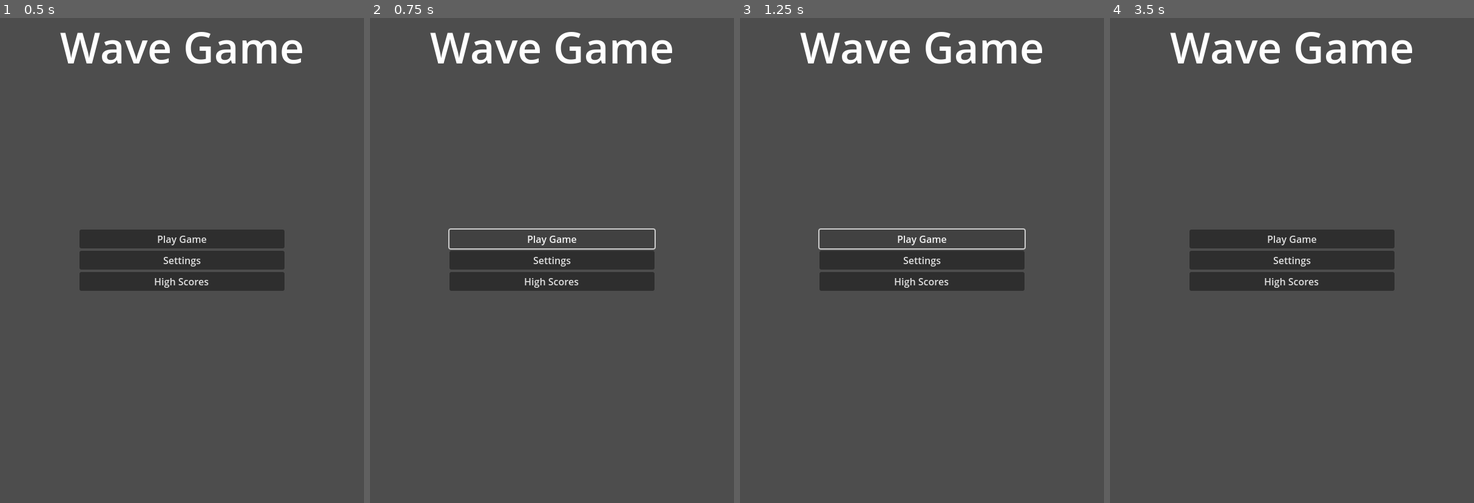
Above: before the commit, frames 1-4 (left to right).
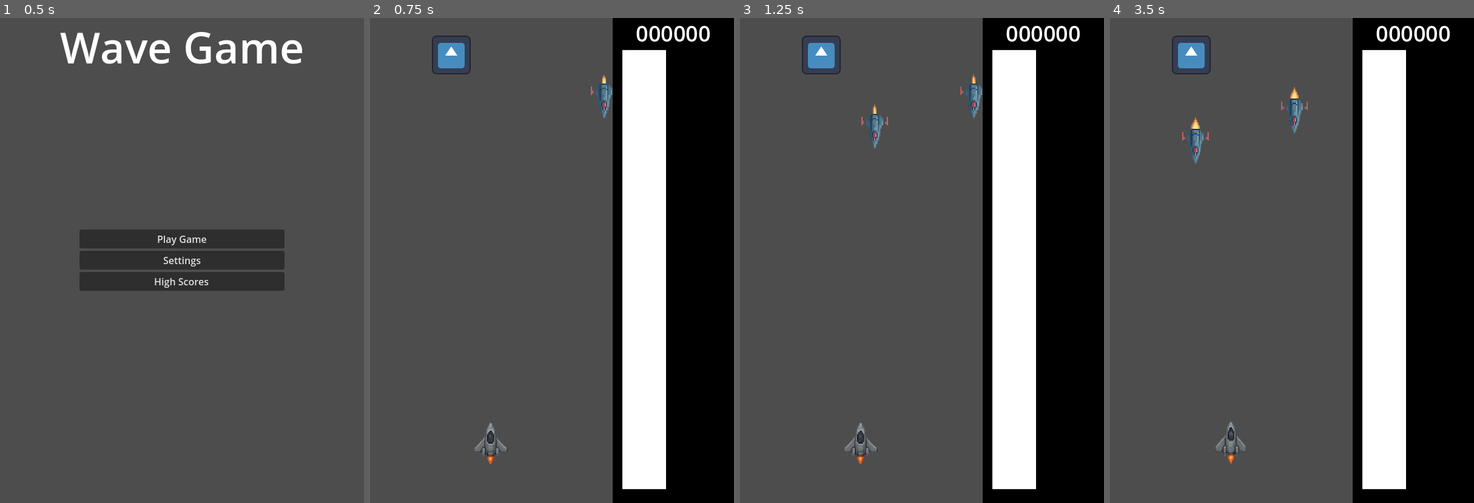
Above: after the commit, the same moments.

Repository: parkernalch/wave-jam
Game: Godot game, scene res://Scenes/Menus/menus.tscn
The game is run twice, just before and just after one commit, with the same random seed, the same clock (stepped at 60 frames per second) and the same inputs. The engine's default icon, where the game draws it, is replaced by a stand-in: a white triangle on a blue panel in a dark square.
Inputs (mouse positions are in pixels of both pictures, inside the frame that each line leads up to):
- Up to frame 1 (0.5 s): no input
- Up to frame 2 (0.75 s): click "Play Game" at 0.5 s
- Up to frame 3 (1.25 s): no input
- Up to frame 4 (3.5 s): click (1292, 241) at 1.25 s, where only the run before the commit has a clickable "Play Game"; click (1292, 279) at 2 s, where only the run before the commit has a clickable "High Scores"; click (1124, 27) at 2.75 s, where only the run before the commit has a clickable "Back"

Frame 1 is identical in both runs. In frame 2, 39% of the frame differs, in the area x 16-100%, y 0-100%; in frame 3, 39%; in frame 4, 41%.

Commit message:
Updated Old Enemy to share script with new enemy

Diff:
--- a/Entities/Enemy/Enemy.gd
+++ b/Entities/Enemy/Enemy.gd
@@ -1,4 +1,4 @@
-extends RigidBody2D
+extends CharacterBody2D
 
 # Called when the node enters the scene tree for the first time.
 func _ready() -> void:
--- a/Entities/Enemy/Enemy.tscn
+++ b/Entities/Enemy/Enemy.tscn
@@ -6,8 +6,7 @@
 [sub_resource type="RectangleShape2D" id="RectangleShape2D_jd44d"]
 size = Vector2(64, 64)
 
-[node name="Enemy" type="RigidBody2D"]
-gravity_scale = 0.0
+[node name="Enemy" type="CharacterBody2D"]
 script = ExtResource("1_jd44d")
 
 [node name="Sprite2D" type="Sprite2D" parent="."]
--- a/Entities/Enemy2/Enemy2.tscn
+++ b/Entities/Enemy2/Enemy2.tscn
@@ -1,5 +1,6 @@
-[gd_scene load_steps=9 format=3 uid="uid://bgq25fqnnfvvr"]
+[gd_scene load_steps=10 format=3 uid="uid://bgq25fqnnfvvr"]
 
+[ext_resource type="Script" uid="uid://c31wxi1aat0bk" path="res://Entities/Enemy/Enemy.gd" id="1_bkf3j"]
 [ext_resource type="Texture2D" uid="uid://cixl751gq28wa" path="res://Assets/Ships/sprite sheet ai2.png" id="1_lvnmx"]
 
 [sub_resource type="AtlasTexture" id="AtlasTexture_bkf3j"]
@@ -50,10 +51,11 @@
 height = 67.33333
 
 [node name="Enemy2" type="CharacterBody2D"]
+script = ExtResource("1_bkf3j")
 
 [node name="AnimatedSprite2D" type="AnimatedSprite2D" parent="."]
 position = Vector2(0, -161)
-rotation = 3.1415927
+rotation = -3.1415925
 sprite_frames = SubResource("SpriteFrames_xhe1s")
 animation = &"idle"
 autoplay = "idle"
--- a/Scenes/Game/game.tscn
+++ b/Scenes/Game/game.tscn
@@ -1,31 +1,12 @@
-[gd_scene load_steps=11 format=3 uid="uid://gf4gu3r0d4ub"]
-
-[ext_resource type="PackedScene" uid="uid://bgq25fqnnfvvr" path="res://Entities/Enemy2/Enemy2.tscn" id="3_qikps"]
-[gd_scene load_steps=5 format=3 uid="uid://gf4gu3r0d4ub"]
+[gd_scene load_steps=12 format=3 uid="uid://gf4gu3r0d4ub"]
 
 [ext_resource type="PackedScene" uid="uid://cgbo4s8g2xsx7" path="res://Entities/Player/Player.tscn" id="1_mv0hc"]
 [ext_resource type="PackedScene" uid="uid://bjt85faac56m6" path="res://Scenes/Game/AmplitudeBar/AmplitudeBar.tscn" id="2_qikps"]
 [ext_resource type="PackedScene" uid="uid://d3pvvcxo50ind" path="res://Entities/Enemy/Enemy.tscn" id="2_qxfds"]
+[ext_resource type="PackedScene" uid="uid://bgq25fqnnfvvr" path="res://Entities/Enemy2/Enemy2.tscn" id="3_qikps"]
 
 [sub_resource type="LabelSettings" id="LabelSettings_ev4jc"]
 font_size = 36
-
-[sub_resource type="Animation" id="Animation_qikps"]
-resource_name = "move"
-length = 2.0
-loop_mode = 1
-tracks/0/type = "value"
-tracks/0/imported = false
-tracks/0/enabled = true
-tracks/0/path = NodePath(".:position")
-tracks/0/interp = 1
-tracks/0/loop_wrap = true
-tracks/0/keys = {
-"times": PackedFloat32Array(0, 1.5, 1.99),
-"transitions": PackedFloat32Array(1, 1, 1),
-"update": 0,
-"values": [Vector2(440, 150), Vector2(-50, 300), Vector2(-50, 300)]
-}
 
 [sub_resource type="Animation" id="Animation_i1e5p"]
 length = 1.5
@@ -52,6 +33,23 @@
 "transitions": PackedFloat32Array(1),
 "update": 0,
 "values": [Vector2(441, 115.000015)]
+}
+
+[sub_resource type="Animation" id="Animation_qikps"]
+resource_name = "move"
+length = 2.0
+loop_mode = 1
+tracks/0/type = "value"
+tracks/0/imported = false
+tracks/0/enabled = true
+tracks/0/path = NodePath(".:position")
+tracks/0/interp = 1
+tracks/0/loop_wrap = true
+tracks/0/keys = {
+"times": PackedFloat32Array(0, 1.5, 1.99),
+"transitions": PackedFloat32Array(1, 1, 1),
+"update": 0,
+"values": [Vector2(440, 150), Vector2(-50, 300), Vector2(-50, 300)]
 }
 
 [sub_resource type="AnimationLibrary" id="AnimationLibrary_ciybh"]
Not shown: 1 places in Entities/Player/Player.tscn that only renumber resources
